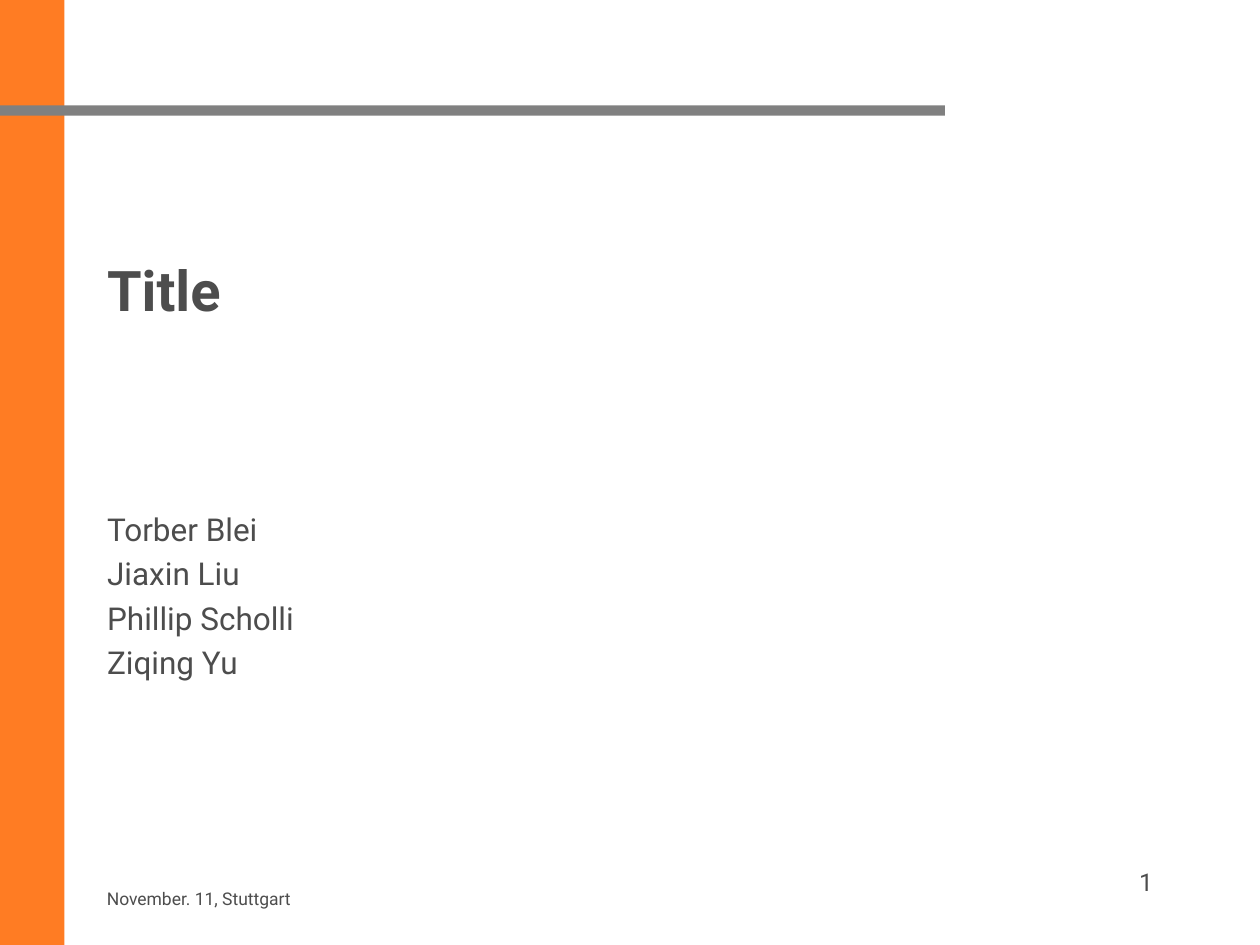
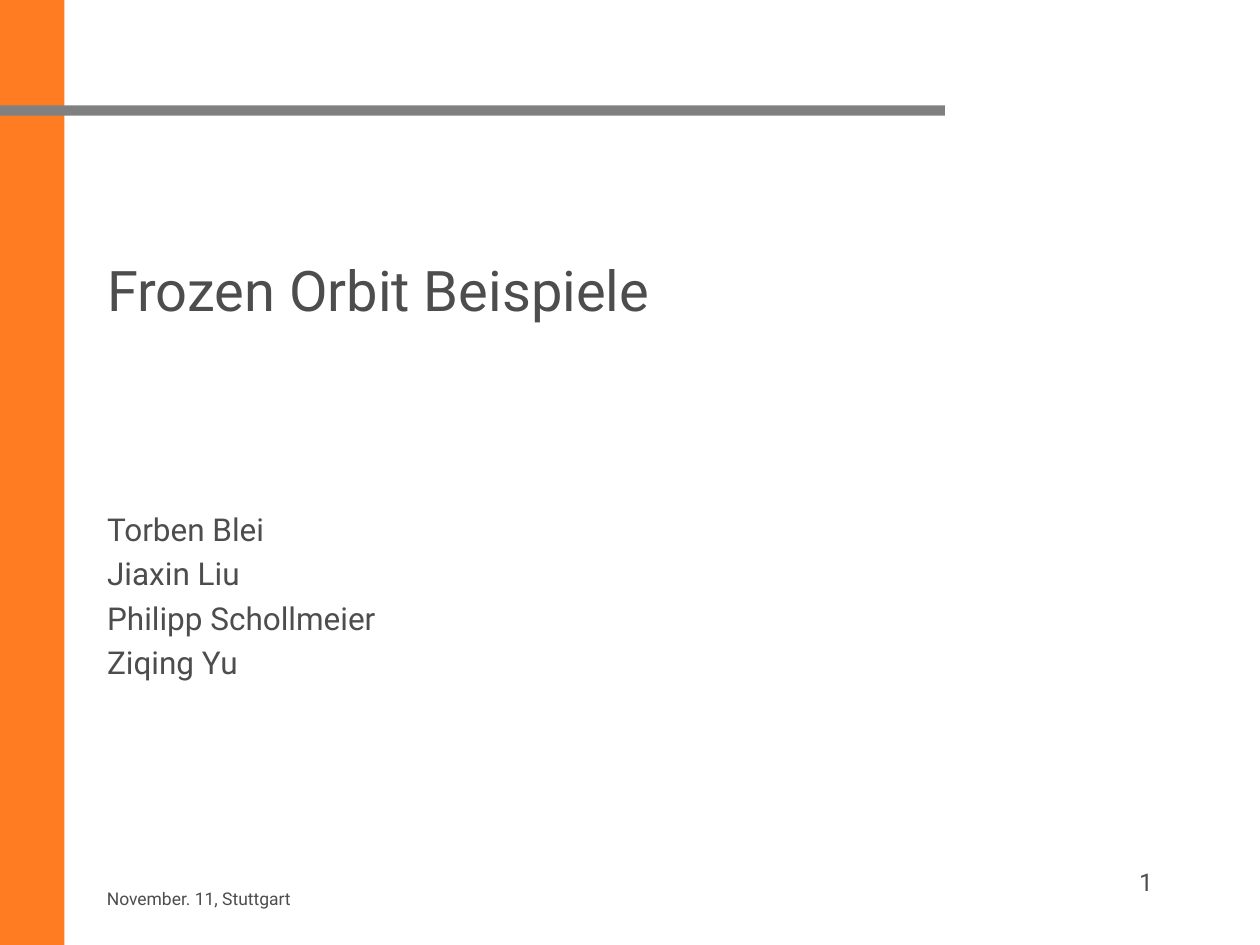
Before and after one commit to ziqing97/Seminar-Aktuelle-Geodaetische-Satelliten-missionen, a slide deck: slide 1 of Presentation/frozen_orbit.pptx. Drawn at 1260x945 pixels with LibreOffice and Linux fonts; fonts in the diff are those of the drawing; background and template pictures are left out. Boxes give left, top, right and bottom in pixels: in the first picture for what was removed or moved away, otherwise in the second. Text is boxed around its words. In the diff, an @@ line names an element or a change of style, - is before the commit and + after.

Commit message:
change ppt

```diff
--- a/Presentation/frozen_orbit.pptx
+++ b/Presentation/frozen_orbit.pptx
@@ title at (107, 269, 649, 323): text changed; bold off @@
-Title
+Frozen Orbit Beispiele
@@ subtitle at (107, 517, 264, 542): text changed @@
-Torber Blei
+Torben Blei
@@ subtitle at (107, 606, 375, 637): text changed @@
-Phillip Scholli
+Philipp Schollmeier
```
Also in this commit, not shown: 2 slides added, 2 slides removed, 2 other files.
